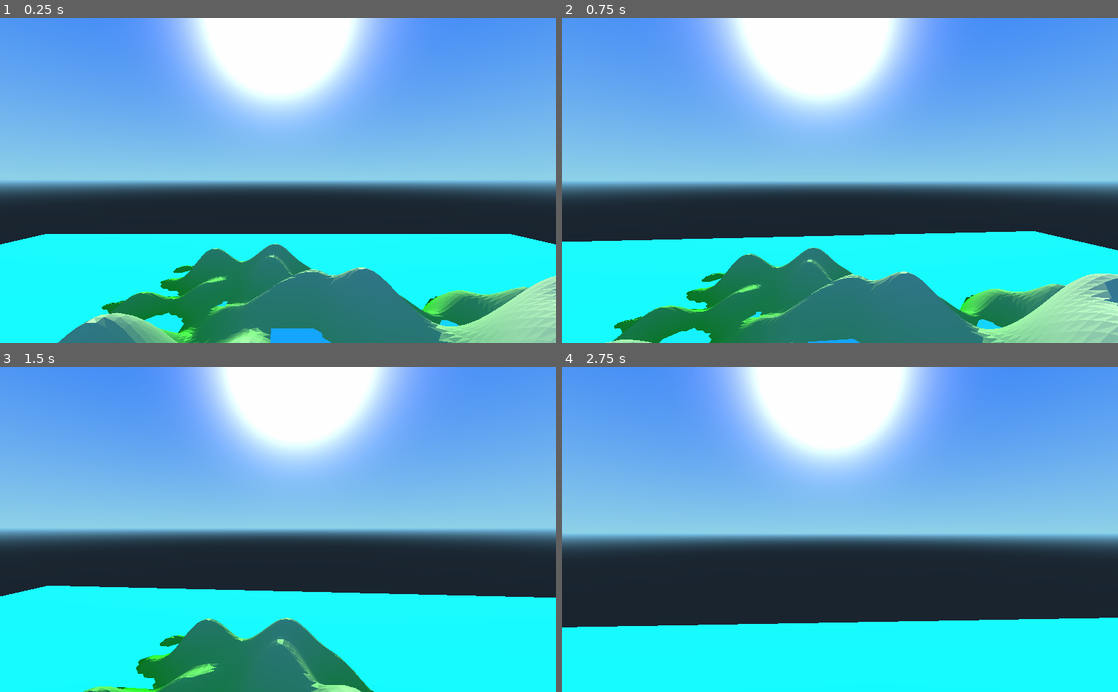
Above: before the commit, frames 1-4 (two rows, left to right).
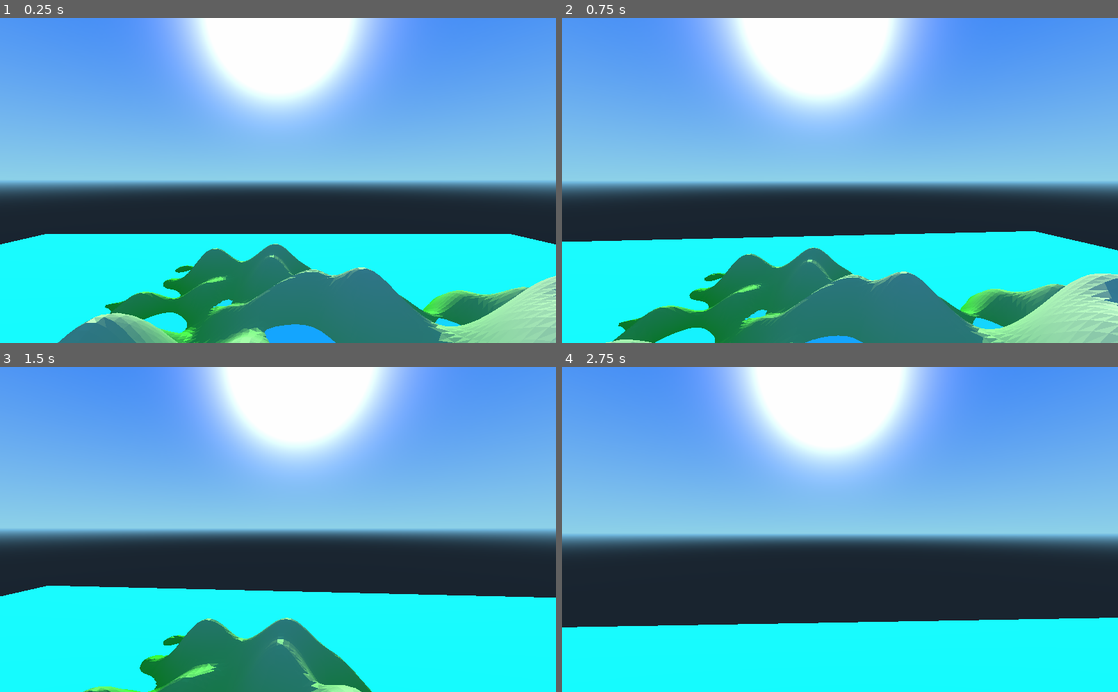
Above: after the commit, the same moments.

Repository: MichaelReel/Terrain_Scratch
Game: Godot game, scene res://Root.tscn
The game is run twice, just before and just after one commit, with the same random seed, the same clock (stepped at 60 frames per second) and the same inputs.
Inputs (mouse positions are in pixels of both pictures, inside the frame that each line leads up to):
- Up to frame 1 (0.25 s): no input
- Up to frame 2 (0.75 s): tap Enter at 0.5 s; move the mouse to (867, 180) at 0.52 s; hold W (forward) from 0.53 s (still down)
- Up to frame 3 (1.5 s): keep holding W (forward); move the mouse to (250, 529) at 1.27 s
- Up to frame 4 (2.75 s): keep holding W (forward); move the mouse to (851, 523) at 2.02 s

The runs differ from the first frame. In frame 1, 0.3% of the frame differs, in the area x 18-83%, y 76-100%; in frame 2, 0.3%, in the area x 9-80%, y 79-100%; in frame 3, 0.1%; in frame 4, nothing differs.

Commit message:
Spreading the water surfaces into the terrain, but seemed to have highlighted an issue were 2 water bodys are close to each other.

Diff:
--- a/Graph.gd
+++ b/Graph.gd
@@ -206,6 +206,19 @@
 			var corner = height_grid[z_h_grid + z][x_h_grid + x]
 			vertex_grid[z][x].set_y(corner.height)
 			vertex_grid[z][x].set_water_height(corner.water_height)
+
+func spread_surface_edges_into_terrain(surface):
+	pass
+	var body_ind = surface.front().water_body_ind
+	var water_height = surface.front().water_height
+	# Spread the surface to the neighbouring points
+	var surf = surface.duplicate()
+	for h in surf:
+		for n in get_grid_neighbours(h):
+			if not n.water_body_ind and n.height >= water_height:
+				# Append to the surface
+				n.water_body_ind = body_ind
+				surface.append(n)
 
 func create_water_display_features(surface, surfTool):
 	# Find a rectangle that contains all the points in the surface
@@ -221,11 +234,6 @@
 			grid_bounds.end.y = h.grid_z
 
 	var water_level = surface.front().water_height - 0.5
-
-#	# TEMP DEBUG: draw the dirty big rectangle
-#	var bounds = get_world_bounds_from_grid_bounds(grid_bounds)
-#	draw_level_quad(surfTool, bounds, water_level)
-
 	# Go through each possible quad within the surface bounds and draw all complete quads and partial tris
 	for z in range(grid_bounds.position.y, grid_bounds.end.y):
 		for x in range(grid_bounds.position.x, grid_bounds.end.x):
@@ -301,6 +309,10 @@
 	surfTool.add_vertex(v1)
 	surfTool.add_vertex(v2)
 	surfTool.add_vertex(v3)
+	# Draw double sided
+	surfTool.add_vertex(v1)
+	surfTool.add_vertex(v3)
+	surfTool.add_vertex(v2)
 
 func get_grid_neighbours(h, diamond = false):
 	var neighbours = []
@@ -365,7 +377,6 @@
 				water_surfaces.append([h])
 				next_ind += 1
 
-#		spread_surface_edges_into_terrain(surface, h)
 		h = surface.pop_back()
 
 	print("next_ind: " + str(next_ind))
@@ -402,18 +413,6 @@
 				ind = n.water_body_ind
 	return ind
 
-func spread_surface_edges_into_terrain(surface, h):
-	# Spread the surface to the neighbouring points
-	for n in get_grid_neighbours(h):
-		if n.water_height > h.water_height:
-			n.water_height = h.water_height
-			# TODO: setting the index should maybe be internal to the height class
-			n.water_body_ind = h.water_body_ind
-			water_surfaces[h.water_body_ind].append(n)
-		if not n.levelled and n.water_height > n.height:
-			n.levelled = true
-			surface.push_back(n)
-
 func generate_mesh(h_offset):
 
 	set_height_features(h_offset.x, h_offset.y)
@@ -448,6 +447,7 @@
 		waterSurface.begin(Mesh.PRIMITIVE_TRIANGLES)
 		waterSurface.add_color(Color(0.0, surf_step * surf_ind, 1.0, 0.25))
 
+		spread_surface_edges_into_terrain(surface)
 		create_water_display_features(surface, waterSurface)
 
 		waterSurface.generate_normals()
